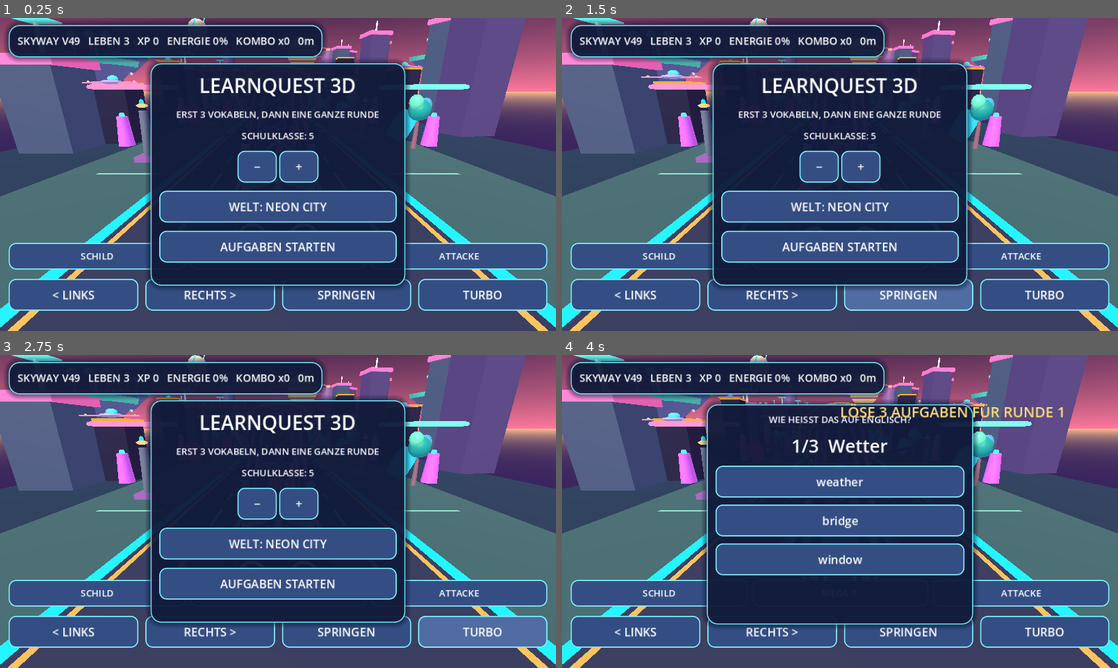
Above: before the commit, frames 1-4 (two rows, left to right).
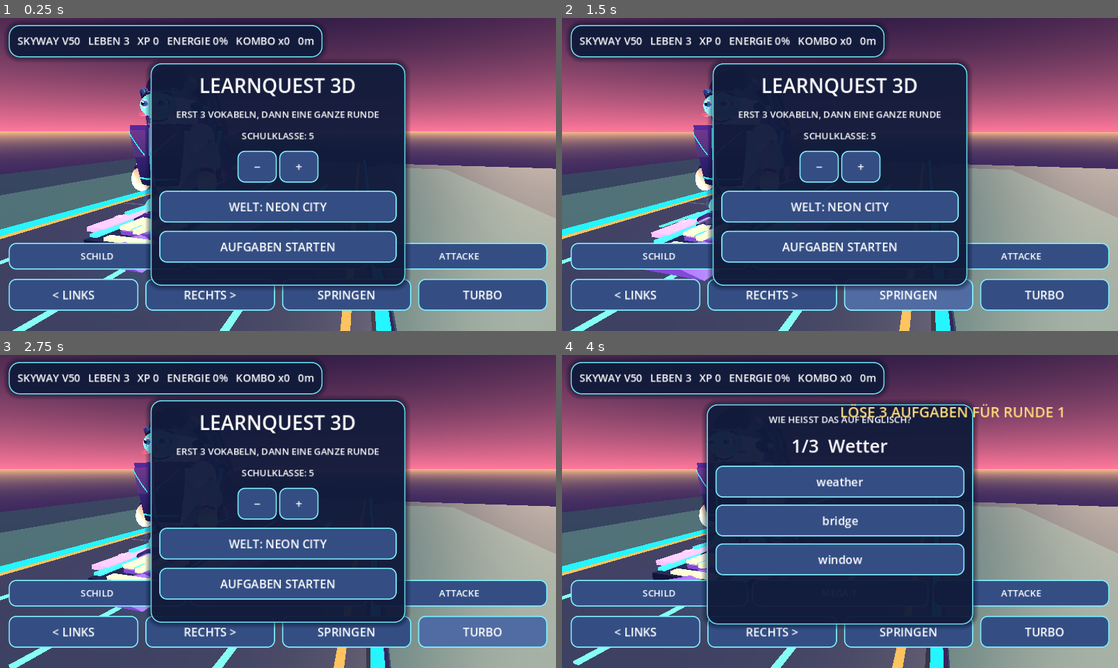
Above: after the commit, the same moments.

Repository: mtothek0703/learnquest-unity-web
Game: Godot game, scene res://main.tscn
Two runs of this game, one before a commit and one after it. Both use one fixed random seed, a clock stepped at 60 frames per second and the inputs below.
Inputs:
- Up to frame 1 (0.25 s): no input
- Up to frame 2 (1.5 s): click "RECHTS >" at 0.5 s; click "SPRINGEN" at 1.25 s
- Up to frame 3 (2.75 s): click "TURBO" at 2 s
- Up to frame 4 (4 s): click "SCHILD" at 2.75 s; click "MEGA ↑" at 3.5 s

The runs differ from the first frame. In frame 1, 41% of the frame differs, in the area x 0-100%, y 0-100%; in frame 2, 41%; in frame 3, 41%; in frame 4, 40%.

Commit message:
Showcase detailed rider with cinematic front camera and animated 3D gallery

Diff:
--- a/godot/world.gd
+++ b/godot/world.gd
@@ -8,7 +8,7 @@
 ]
 # Complete vocabulary missions first; racing is a continuous, finite level.
 const TASKS_PER_ROUND := 3
-const VERSION_LABEL := "V49"
+const VERSION_LABEL := "V50"
 const WORLD_NAMES := ["NEON CITY", "KRISTALL-CANYON", "STERNEN-HAFEN", "AURORA-GLETSCHER"]
 const WORLD_GOALS := [800.0, 950.0, 1100.0, 1200.0]
 const HARBOR_BONUS_TARGET := 4
@@ -57,6 +57,9 @@
 var powerups_grid: GridContainer
 var rider: Node3D
 var chase_camera: Camera3D
+var hero_gallery: Node3D
+var camera_focus := Vector3(0.0, 1.5, 0.5)
+var showcase_clock := 0.0
 var moving: Node3D
 var skyway_zone: Node3D
 var canyon_zone: Node3D
@@ -115,6 +118,8 @@
     _create_world()
     _create_ui()
     _refresh_hud()
+    # Start directly with a front-facing hero portrait, not the old rear view.
+    _update_camera(100.0)
 
 func mat(color: Color, glow: bool = false) -> StandardMaterial3D:
     var m := StandardMaterial3D.new()
@@ -211,6 +216,10 @@
     rider.add_child(marker)
     marker.position = Vector3(0, 2, 0)
     _create_powerup_effects()
+    hero_gallery = preload("res://hero_gallery.gd").new() as Node3D
+    hero_gallery.name = "Cinematic hero gallery"
+    hero_gallery.position = Vector3(0.0, 0.0, 0.2)
+    add_child(hero_gallery)
 
     var zone_script = preload("res://neon_environment.gd")
     skyway_zone = zone_script.new()
@@ -1208,19 +1217,37 @@
         progress_bar.max_value = mission_target
         progress_bar.value = clampf(distance, 0.0, mission_target)
 
-# Follow the racer on lane changes and jumps; widen the view during turbo.
+# The menu showcases the actual modeled face, hair and outfit from the front.
+# Training/results keep the gallery; races transition to the existing chase
+# camera without interrupting controls, physics or the timed boss warnings.
 func _update_camera(delta: float) -> void:
     if chase_camera == null or rider == null:
         return
-    var racing := started and not quiz_active
+    var racing := phase == "race" and started and not quiz_active
     var boost := racing and turbo_left > 0.0
-    var x := rider.position.x * 0.36 if racing else 0.0
-    var y := rider.position.y * 0.25 if racing else 0.0
-    chase_camera.position = chase_camera.position.lerp(Vector3(x, 4.3 + y, 10.1 if boost else 9.0), clampf(delta * 4.5, 0.0, 1.0))
-    chase_camera.look_at(Vector3(rider.position.x * 0.42 if racing else 0.0, 1.5 + rider.position.y * 0.45 if racing else 1.5, 0.5), Vector3.UP)
-    chase_camera.fov = lerpf(chase_camera.fov, 74.0 if boost else 64.0, clampf(delta * 3.0, 0.0, 1.0))
+    var target_position: Vector3
+    var target_focus: Vector3
+    var target_fov: float
+    if racing:
+        target_position = Vector3(rider.position.x * 0.36, 4.3 + rider.position.y * 0.25, 10.1 if boost else 9.0)
+        target_focus = Vector3(rider.position.x * 0.42, 1.5 + rider.position.y * 0.45, 0.5)
+        target_fov = 74.0 if boost else 64.0
+    else:
+        showcase_clock += delta
+        # Frame the rider to the right of the central menu/quiz panel.
+        # Front-facing (-Z) perspective finally exposes the detailed face.
+        target_position = Vector3(-5.2 + sin(showcase_clock * 0.4) * 0.24, 3.15, -6.7)
+        target_focus = Vector3(-3.0, 2.05, 0.25)
+        target_fov = 58.0
+    var blend := clampf(delta * 3.8, 0.0, 1.0)
+    chase_camera.position = chase_camera.position.lerp(target_position, blend)
+    camera_focus = camera_focus.lerp(target_focus, blend)
+    chase_camera.look_at(camera_focus, Vector3.UP)
+    chase_camera.fov = lerpf(chase_camera.fov, target_fov, blend)
 
 func _process(delta: float) -> void:
+    if hero_gallery != null:
+        hero_gallery.visible = phase != "race"
     if feedback_time > 0:
         feedback_time -= delta
         if feedback_time <= 0:
